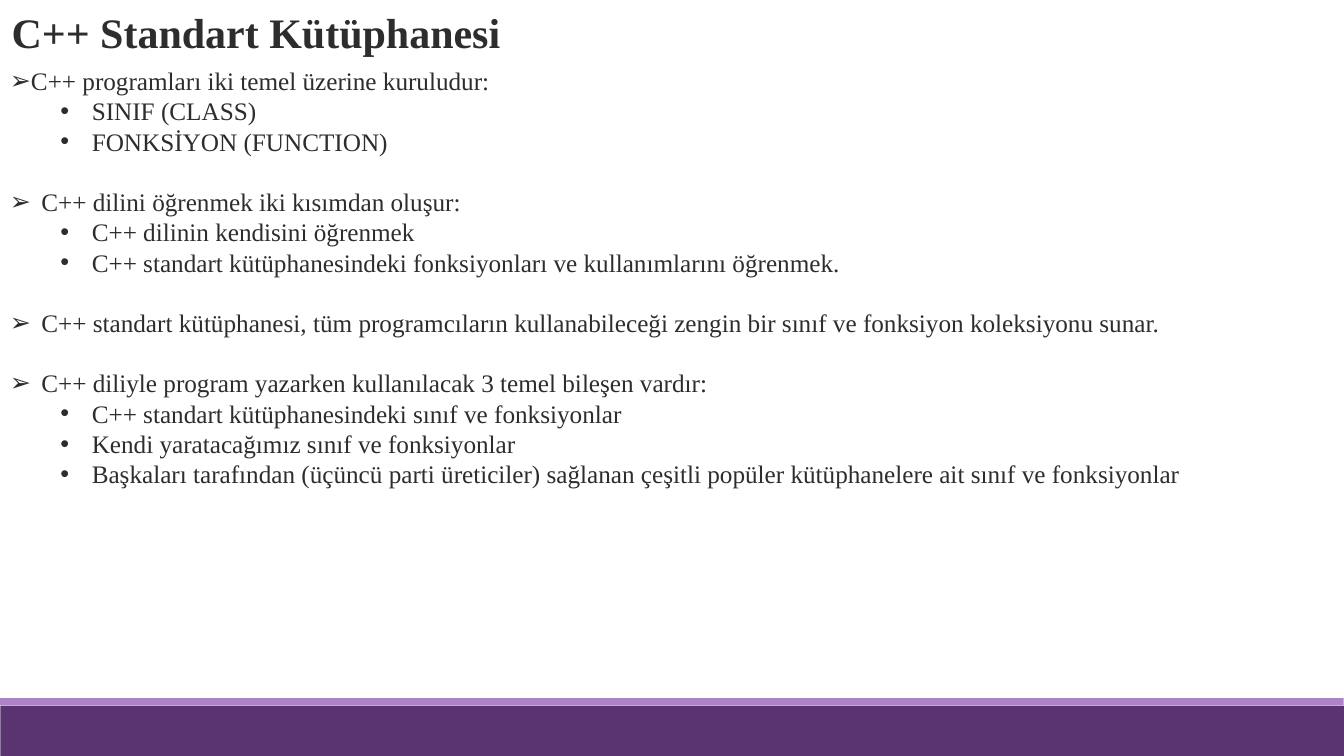
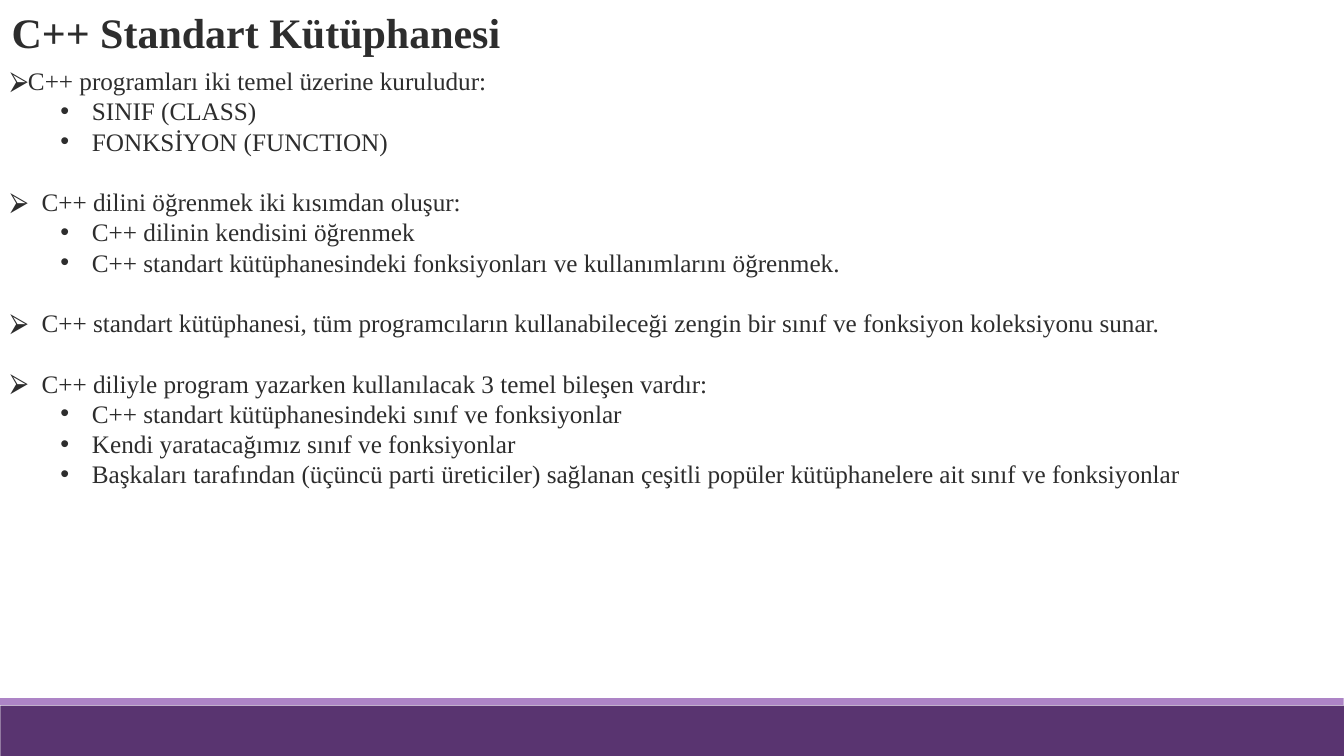
Before and after one commit to funkut/BIL102-AlgoritmaVeProgramlama2-DersNotlari, a slide deck: slide 9 of Hafta 1.pptx. Drawn at 1344x756 pixels with LibreOffice and Linux fonts; fonts in the diff are those of the drawing. Boxes give left, top, right and bottom in pixels: in the first picture for what was removed or moved away, otherwise in the second. Text is boxed around its words. In the diff, an @@ line names an element or a change of style, - is before the commit and + after.

```diff
--- a/Hafta 1.pptx
+++ b/Hafta 1.pptx
@@ text "C++ programları iki temel üzerine ..." at [28, 72, 1179, 489]: bullet ➢ to ⮚ @@
```
Also in this commit, not shown: 19 other slides changed, 3 other files.
